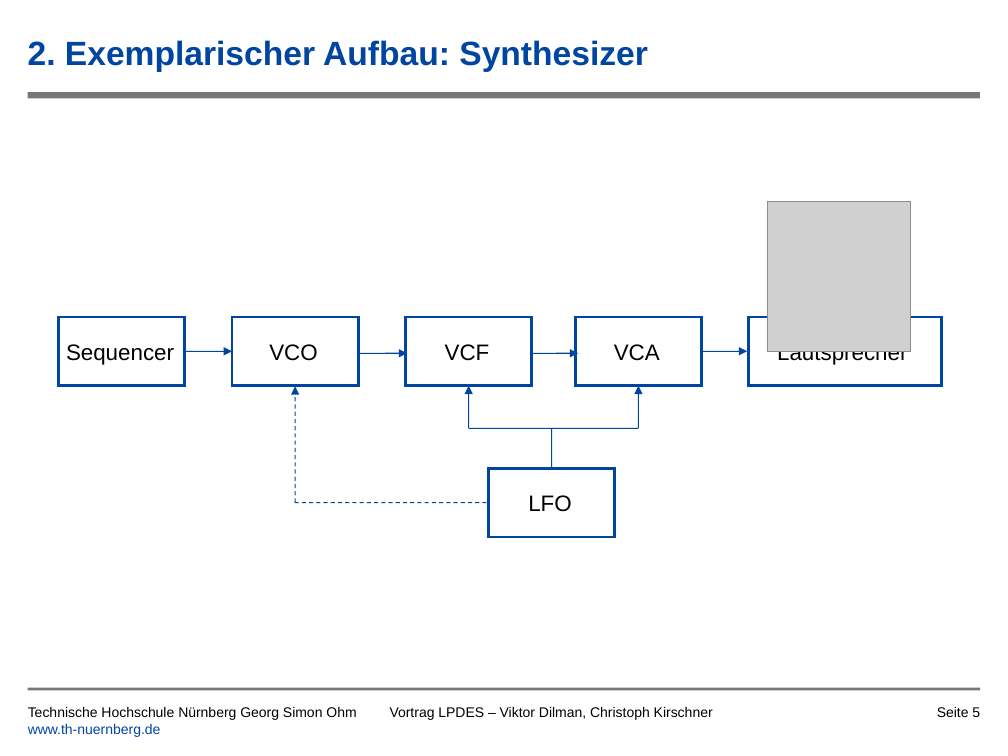
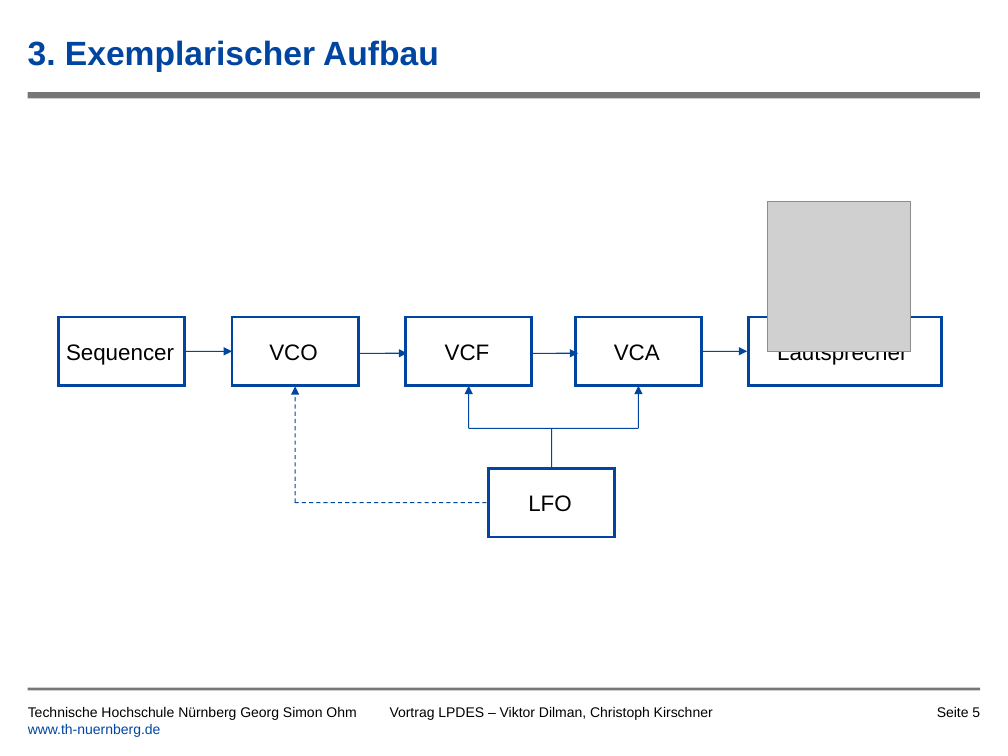
Before and after one commit to tsedlmeier/Synthesizer, a slide deck: slide 5 of Vortrag/Leiterplatte_als_Musikinstrument_Kirschner_Dilman.pptx. Drawn at 1008x756 pixels with LibreOffice and Linux fonts; fonts in the diff are those of the drawing; grey boxes stand for pictures; background and template pictures are left out. Boxes give left, top, right and bottom in pixels: in the first picture for what was removed or moved away, otherwise in the second. Text is boxed around its words. In the diff, an @@ line names an element or a change of style, - is before the commit and + after.

```diff
--- a/Vortrag/Leiterplatte_als_Musikinstrument_Kirschner_Dilman.pptx
+++ b/Vortrag/Leiterplatte_als_Musikinstrument_Kirschner_Dilman.pptx
@@ title at bbox=[28, 40, 439, 72]: text changed @@
-2. Exemplarischer Aufbau: Synthesizer
+3. Exemplarischer Aufbau
```
Also in this commit, not shown: 3 other slides changed, 3 slides added, 1 other file.
